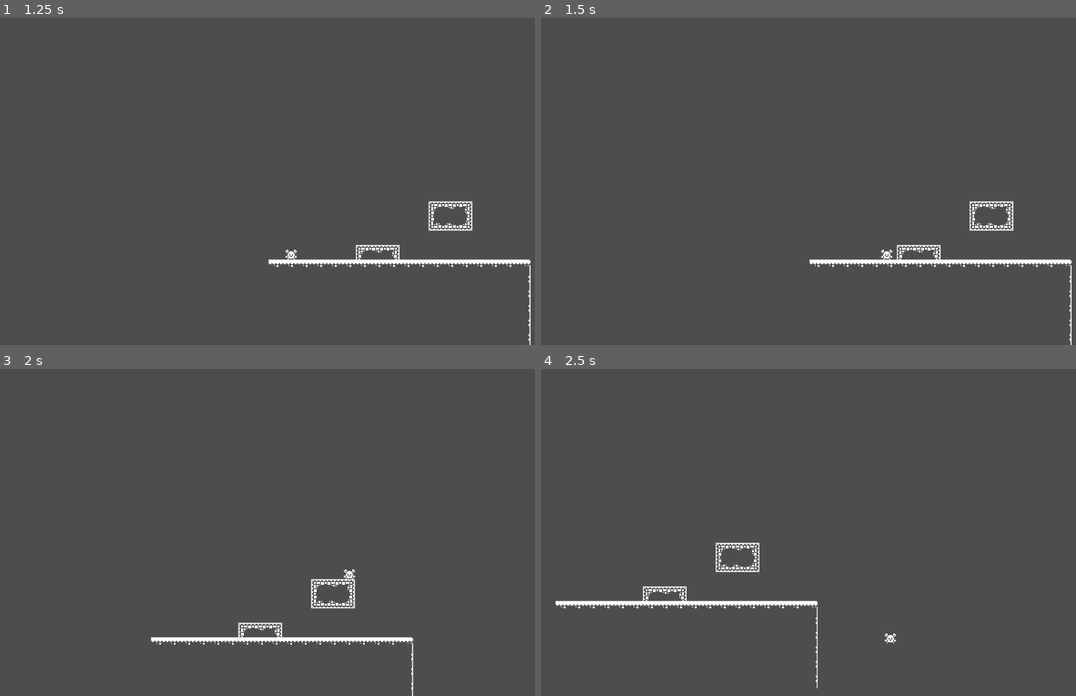
Above: before the commit, frames 1-4 (two rows, left to right).
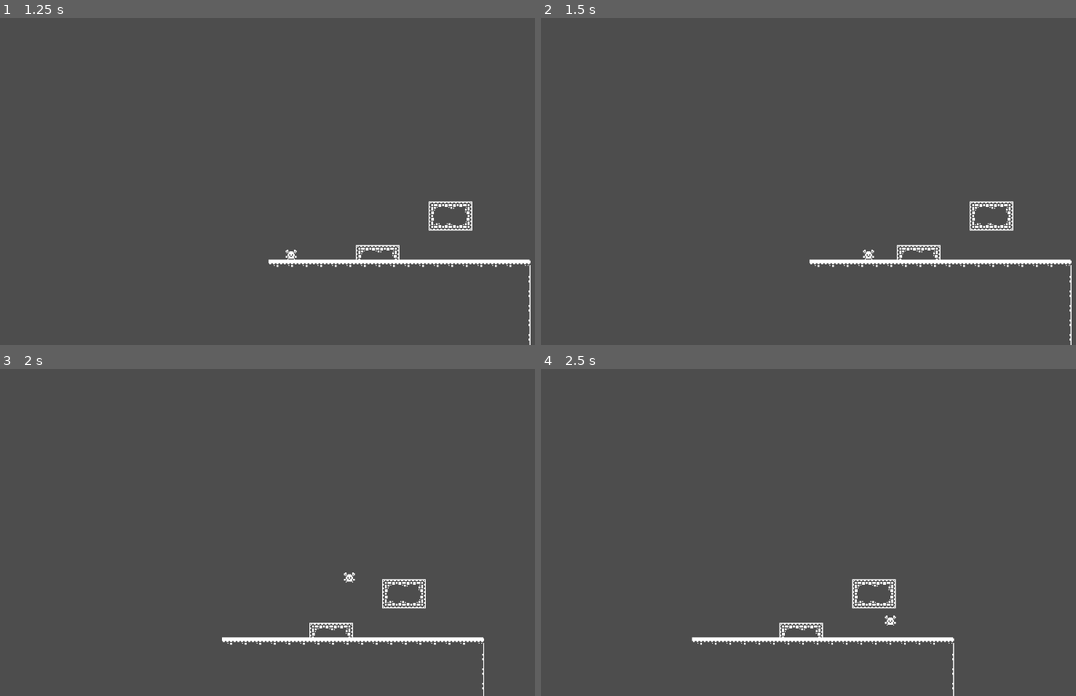
Above: after the commit, the same moments.

Repository: Allophycocyanin/GoodeMovement
Game: Godot game, scene res://main_menu.tscn
The game is run twice, just before and just after one commit, with the same random seed, the same clock (stepped at 60 frames per second) and the same inputs.
Inputs:
- Up to frame 1 (1.25 s): click "Start" at 0.5 s
- Up to frame 2 (1.5 s): tap Enter at 1.25 s; hold D (move_right) from 1.28 s (still down); tap Shift (sprint, bound only after the commit) at 1.35 s
- Up to frame 3 (2 s): keep holding D (move_right); tap Space (jump) at 1.52 s
- Up to frame 4 (2.5 s): keep holding D (move_right); tap Shift (sprint, bound only after the commit) at 2.1 s; tap Space (jump) at 2.27 s

Frame 1 is identical in both runs. In frame 2, less than 0.1% of the frame differs, in the area x 60-66%, y 70-74%; in frame 3, 1.6%; in frame 4, 2.5%, in the area x 2-78%, y 53-100%.

Commit message:
RUNNING works ToT

Diff:
--- a/player.gd
+++ b/player.gd
@@ -1,12 +1,13 @@
 extends CharacterBody2D
 
-
-const SPEED = 300.0
 const JUMP_VELOCITY = -350.0
+const WALK = 150
+const RUN = 300
 
 # Get the gravity from the project settings to be synced with RigidBody nodes.
 var gravity = ProjectSettings.get_setting("physics/2d/default_gravity")
 
+var sprinting = false
 
 func _physics_process(delta):
 	# Add the gravity.
@@ -18,11 +19,17 @@
 		velocity.y = JUMP_VELOCITY
 
 	# Get the input direction and handle the movement/deceleration.
-	# As good practice, you should replace UI actions with custom gameplay actions.
-	var direction = Input.get_axis("move_left", "move_right")
-	if direction:
-		velocity.x = direction * SPEED
+	var direction = Input.get_action_strength("move_right") - Input.get_action_strength("move_left")
+	var sprint_pressed = Input.is_action_just_pressed('sprint')
+
+	if sprint_pressed:
+		sprinting = true
+	elif Input.is_action_just_released('sprint'):
+		sprinting = false
+
+	if sprinting:
+		velocity.x = direction * RUN
 	else:
-		velocity.x = move_toward(velocity.x, 0, SPEED / 10)
+		velocity.x = direction * WALK
 
 	move_and_slide()
--- a/project.godot
+++ b/project.godot
@@ -52,6 +52,11 @@
 , Object(InputEventJoypadMotion,"resource_local_to_scene":false,"resource_name":"","device":-1,"axis":1,"axis_value":-1.0,"script":null)
 ]
 }
+sprint={
+"deadzone": 0.5,
+"events": [Object(InputEventKey,"resource_local_to_scene":false,"resource_name":"","device":-1,"window_id":0,"alt_pressed":false,"shift_pressed":false,"ctrl_pressed":false,"meta_pressed":false,"pressed":false,"keycode":0,"physical_keycode":4194325,"key_label":0,"unicode":0,"echo":false,"script":null)
+]
+}
 
 [rendering]
 
